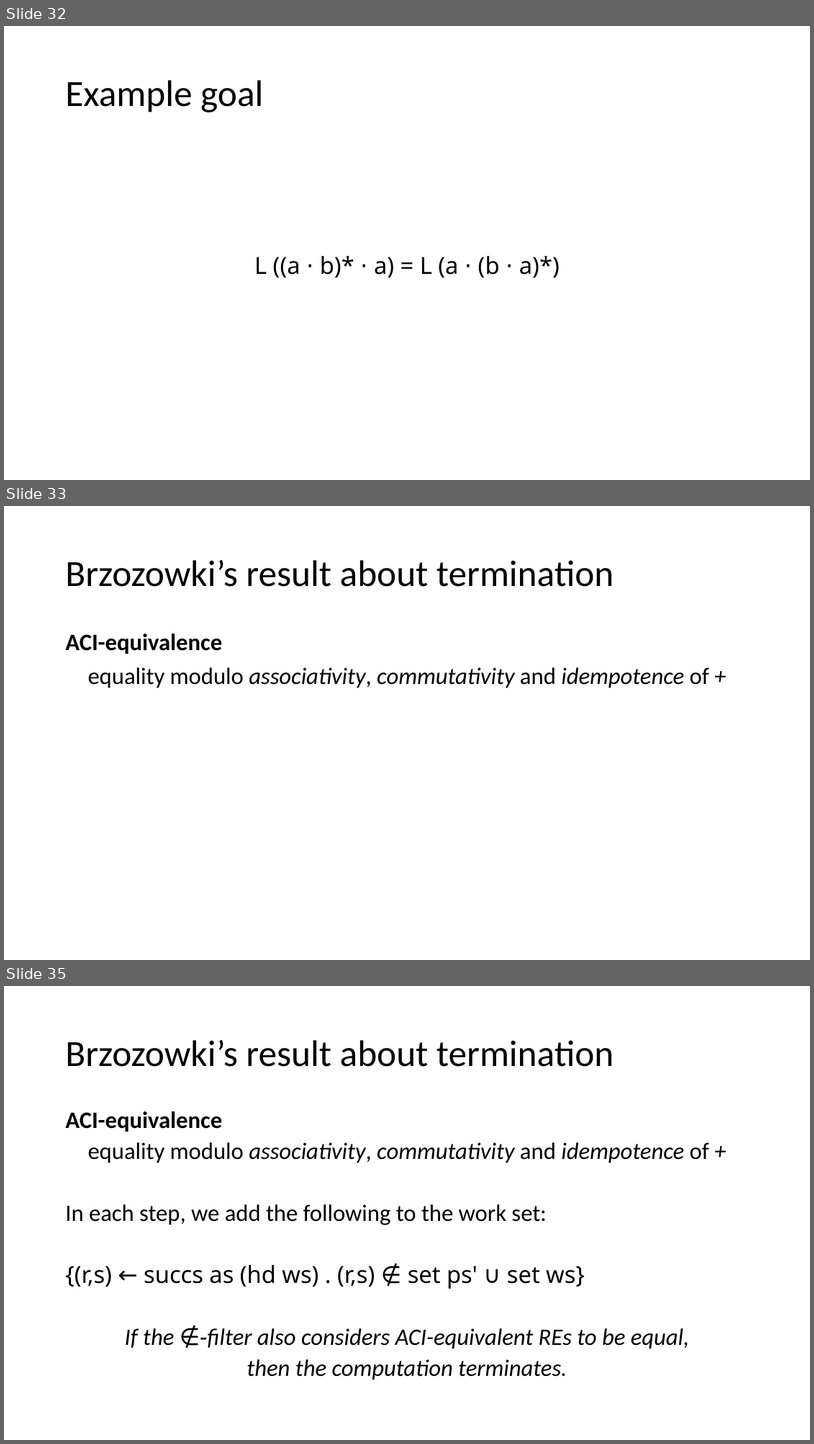
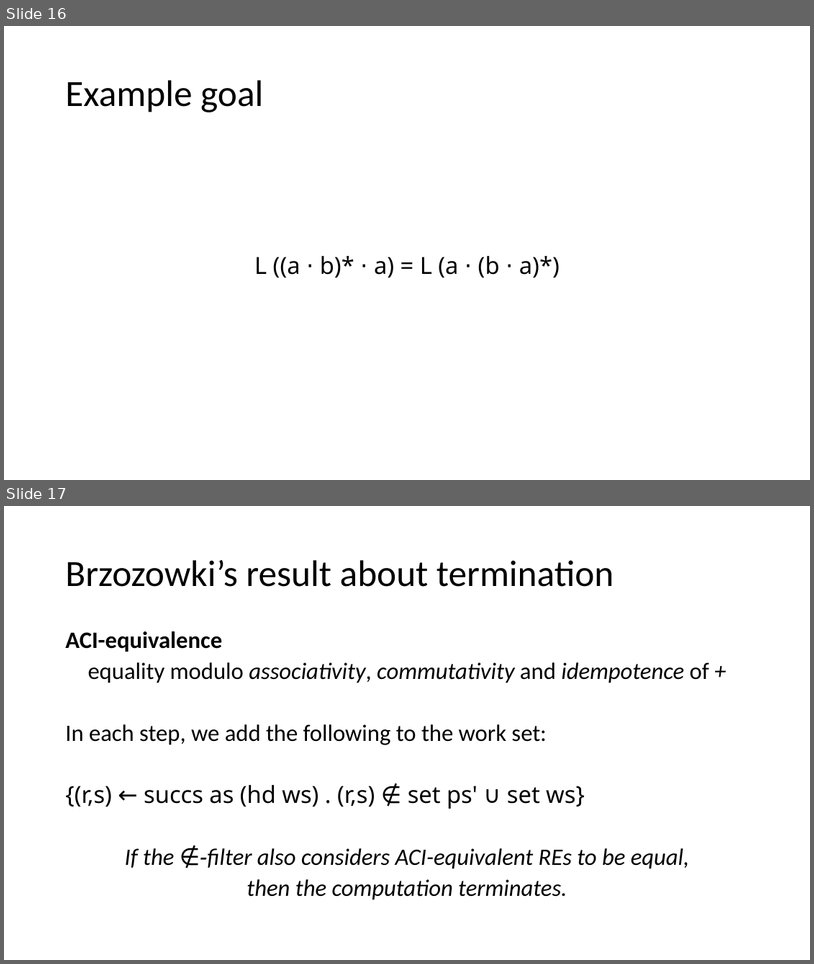
Before and after one commit to Helli/fds_seminar, a slide deck: slides.pptx. Shown one above the other, each under a label of ours: slides 32, 33 and 35 before the commit, slides 16 and 17 after it; the slides between them are not shown. The pictures are 814x1444 and 814x964 pixels, drawn with LibreOffice and Linux fonts; fonts in the diff are those of the drawing. Boxes give left, top, right and bottom in pixels: in the first picture for what was removed or moved away, otherwise in the second. Text is boxed around its words. In the diff, an @@ line names an element or a change of style, - is before the commit and + after.

```diff
--- a/slides.pptx
+++ b/slides.pptx
@@ slide 33 removed at box(4, 506, 810, 960), background #FFFFFF @@
@@ title removed at box(65, 560, 614, 587) @@
-Brzozowki’s result about termination
@@ text removed at box(65, 633, 710, 688) @@
-ACI-equivalence
-equality modulo associativity, commutativity and idempotence of +
@@ what was slide 32 is now slide 16 @@
@@ what was slide 35 is now slide 17 @@
```
Also in this commit, not shown: 1 slide changed, 24 other slides removed, 1 other file.
